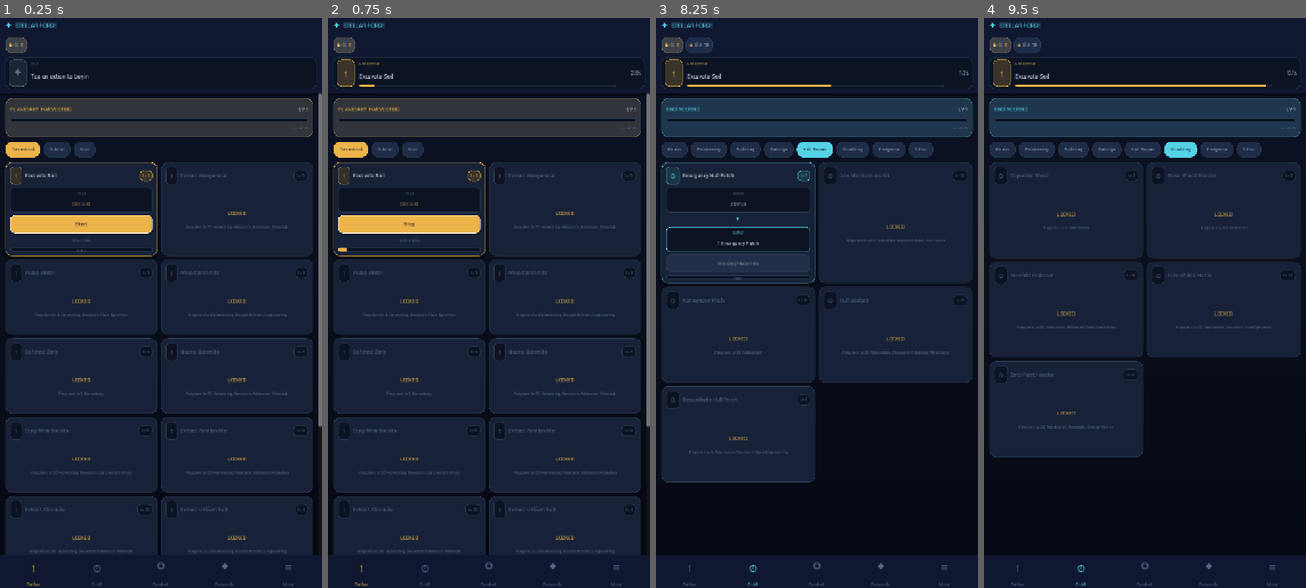
Above: before the commit, frames 1-4 (left to right).
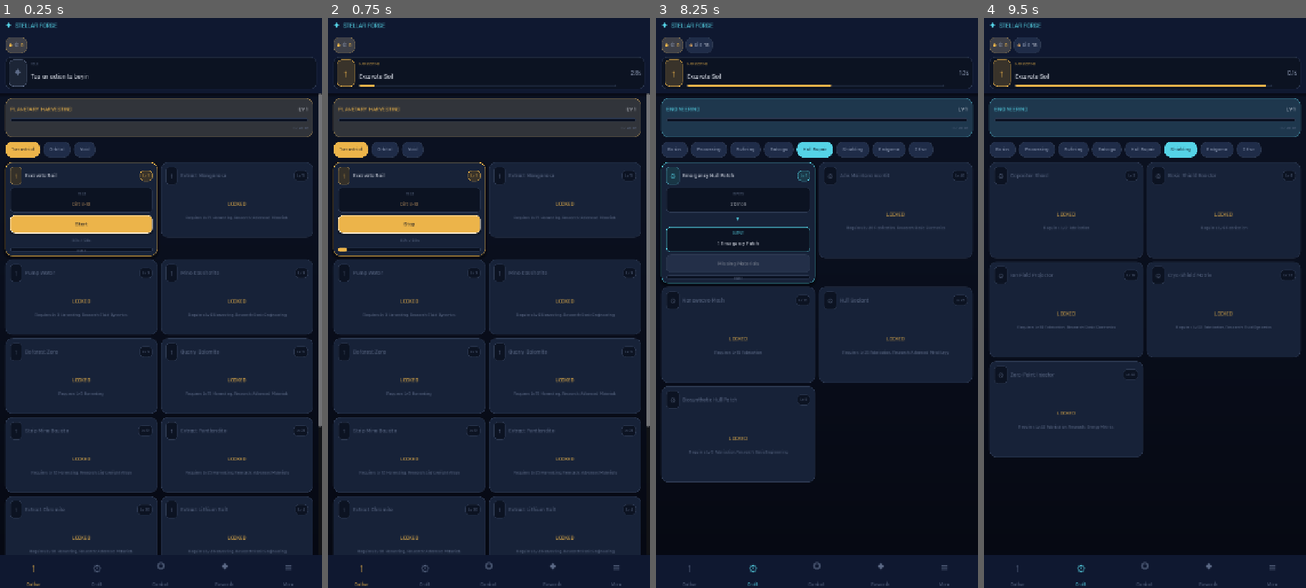
Above: after the commit, the same moments.

Repository: trakyalilter/TestMobileGame
Game: Godot game, scene res://scenes/main.tscn
Same seed, same stepped clock (60 frames per second), same inputs: the game is played once before the commit and once after it.
Inputs (mouse positions are in pixels of both pictures, inside the frame that each line leads up to):
- Up to frame 1 (0.25 s): no input
- Up to frame 2 (0.75 s): click "Start" at 0.5 s
- Up to frame 3 (8.25 s): click "Terrestrial" at 1.25 s; click "Orbital" at 2 s; click "Void" at 2.75 s; click (688, 570) at 3.52 s; click (752, 570) at 4.27 s; click "Basics" at 5 s; click "Processing" at 5.75 s; click "Refining" at 6.5 s; click "Salvage" at 7.25 s; click "Hull Repair" at 8 s
- Up to frame 4 (9.5 s): click "Shielding" at 8.75 s

The runs differ from the first frame. In frame 1, 1.7% of the frame differs, in the area x 50-98%, y 32-42%; in frame 2, 1.7%; in frame 3, 2.1%, in the area x 50-99%, y 33-47%; in frame 4, nothing differs.

Commit message:
Fix vertical scroll: cards use min-size instead of SIZE_FILL
SIZE_FILL stretched each card to fill the ScrollContainer viewport,
collapsing its scroll range so content pages couldn't scroll. Reverting
to SIZE_SHRINK_BEGIN + custom_minimum_size keeps the uniform card heights
without breaking the parent ScrollContainer.

https://claude.ai/code/session_01GUAm67mj5mAEoyJTAWupry

Diff:
--- a/scripts/ui/main.gd
+++ b/scripts/ui/main.gd
@@ -1471,12 +1471,11 @@
 	var panel := PanelContainer.new()
 	panel.add_theme_stylebox_override("panel", _card_style(SURFACE, accent if lit else LINE, 1, lit))
 	panel.size_flags_horizontal = Control.SIZE_EXPAND_FILL
+	panel.size_flags_vertical = Control.SIZE_SHRINK_BEGIN
 	if min_h > 0:
-		# Uniform card height: locked and unlocked cards stay the same size.
+		# Uniform card height via a minimum size (NOT SIZE_FILL, which breaks
+		# the parent ScrollContainer's scroll range).
 		panel.custom_minimum_size = Vector2(0, min_h)
-		panel.size_flags_vertical = Control.SIZE_FILL
-	else:
-		panel.size_flags_vertical = Control.SIZE_SHRINK_BEGIN
 	var v := VBoxContainer.new()
 	v.add_theme_constant_override("separation", 6)
 	panel.add_child(v)
Not shown, changed: build/StellarForge.apk
